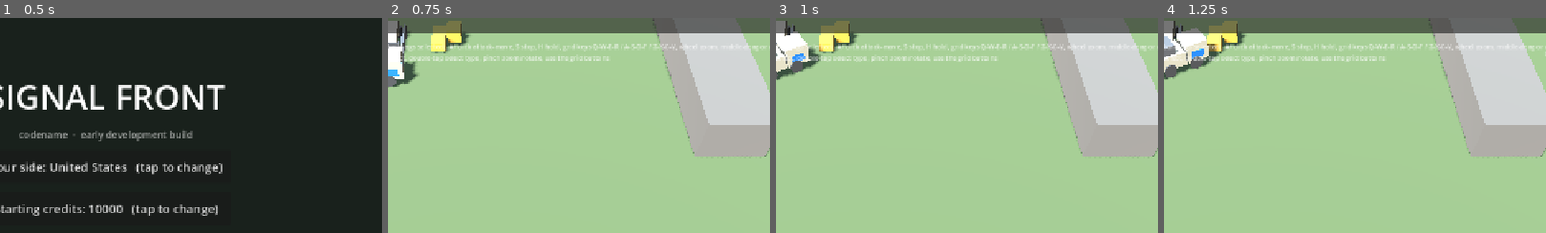
Above: before the commit, frames 1-4 (left to right).
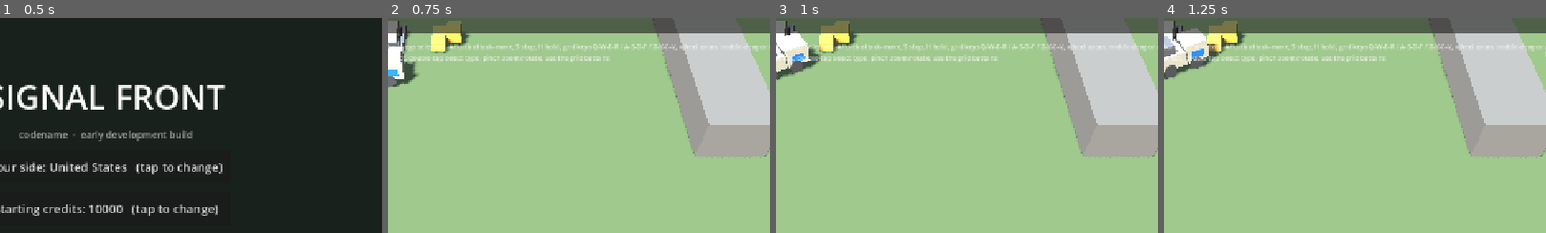
Above: after the commit, the same moments.

Repository: jamonlineph/project-zero-hour
Game: Godot game, scene res://scenes/menu.tscn
Two runs of this game, one before a commit and one after it. Both use one fixed random seed, a clock stepped at 60 frames per second and the inputs below.
Inputs:
- Up to frame 1 (0.5 s): no input
- Up to frame 2 (0.75 s): click "Start skirmish vs computer" at 0.5 s
- Up to frame 3 (1 s): no input
- Up to frame 4 (1.25 s): no input
The pictures show only the part of the screen within x 36-86%, y 0-50%; the shares and areas given below are measured in that part.

Frame 1 is identical in both runs. In frame 2, 0.4% of the frame differs, in the area x 71-75%, y 7-26%; in frame 3, 0.4%; in frame 4, 0.4%.

Commit message:
feat(view): fog of war on the terrain [P1-27]
FogOfWar copies the local team's vision grid into a texture; a terrain
shader darkens explored ground and blacks out unexplored ground. Neutral
supply sites show once explored. The smoke test checks hidden enemies and
the fog texture.

Co-Authored-By: Claude Opus 5.5 <noreply@anthropic.com>
Claude-Session: https://claude.ai/code/session_01KvzxVCAs94MwF5XZ3itDiM

Diff:
--- a/game/src/main/main.gd
+++ b/game/src/main/main.gd
@@ -20,6 +20,7 @@
 var selection: SelectionController
 var placement: PlacementController
 var pause_menu: PauseMenu
+var fog: FogOfWar
 var _game_over_shown: bool = false
 
 
@@ -139,11 +140,16 @@
 	sun.shadow_enabled = true
 	add_child(sun)
 
+	# Terrain materials darken under the local player's fog of war (P1-27).
+	fog = FogOfWar.new()
+	fog.setup(world, LOCAL_PLAYER)
+	add_child(fog)
+
 	var plane := PlaneMesh.new()
 	plane.size = Vector2(map_def.width_m, map_def.height_m)
-	var ground_mat := StandardMaterial3D.new()
-	ground_mat.albedo_color = Color(0.36, 0.42, 0.28)
-	ground_mat.roughness = 1.0
+	plane.subdivide_width = 1
+	plane.subdivide_depth = 1
+	var ground_mat: ShaderMaterial = fog.make_material(Color(0.36, 0.42, 0.28))
 	var ground := MeshInstance3D.new()
 	ground.name = "Ground"
 	ground.mesh = plane
@@ -156,8 +162,7 @@
 	# fine here (never in the sim).
 	var rng := RandomNumberGenerator.new()
 	rng.seed = SEED
-	var rock_mat := StandardMaterial3D.new()
-	rock_mat.albedo_color = Color(0.45, 0.43, 0.40)
+	var rock_mat: ShaderMaterial = fog.make_material(Color(0.45, 0.43, 0.40))
 	for o: PackedInt32Array in map_def.obstacles_m:
 		var rock := MeshInstance3D.new()
 		var box := BoxMesh.new()
--- /dev/null
+++ b/game/src/view/fog_of_war.gd
@@ -0,0 +1,71 @@
+class_name FogOfWar
+extends Node
+## Draws the local player's fog of war on the terrain (P1-27). Copies the
+## sim's vision grid into a small texture after each vision update and hands
+## it to every terrain material made with make_material(). Reads only.
+
+const SHADER: Shader = preload("res://src/view/fog_terrain.gdshader")
+const UNEXPLORED: int = 0
+const EXPLORED: int = 128
+const VISIBLE: int = 255
+
+var world: SimWorld
+var local_player_id: int = 1
+var texture: ImageTexture
+var _image: Image
+var _materials: Array[ShaderMaterial] = []
+var _last_tick: int = -1
+
+
+func setup(sim_world: SimWorld, player_id: int) -> void:
+	name = "FogOfWar"
+	world = sim_world
+	local_player_id = player_id
+	var v: SimVision = world.vision
+	_image = Image.create(v.cols, v.rows, false, Image.FORMAT_L8)
+	texture = ImageTexture.create_from_image(_image)
+	refresh()
+
+
+## A terrain material of this color that darkens under the fog.
+func make_material(color: Color) -> ShaderMaterial:
+	var m := ShaderMaterial.new()
+	m.shader = SHADER
+	m.set_shader_parameter("albedo", color)
+	m.set_shader_parameter("fog_texture", texture)
+	var v: SimVision = world.vision
+	m.set_shader_parameter("fog_size", Vector2(v.cols, v.rows) * Fx.to_float(SimVision.CELL))
+	_materials.append(m)
+	return m
+
+
+func _process(_delta: float) -> void:
+	if world != null and world.tick != _last_tick:
+		refresh()
+
+
+## Rebuilds the texture from the sim's visible and explored layers.
+func refresh() -> void:
+	_last_tick = world.tick
+	var v: SimVision = world.vision
+	var team: int = world.team_of(local_player_id)
+	var half: int = SimVision.CELL / 2
+	for cy: int in v.rows:
+		for cx: int in v.cols:
+			var x: int = cx * SimVision.CELL + half
+			var y: int = cy * SimVision.CELL + half
+			var value: int = UNEXPLORED
+			if v.is_visible(team, x, y):
+				value = VISIBLE
+			elif v.is_explored(team, x, y):
+				value = EXPLORED
+			_image.set_pixel(cx, cy, Color8(value, value, value))
+	texture.update(_image)
+
+
+## Fog value (0, 128 or 255) at a world point, for tests and the view.
+func value_at(x_m: float, z_m: float) -> int:
+	var cell: float = Fx.to_float(SimVision.CELL)
+	var cx: int = clampi(int(x_m / cell), 0, _image.get_width() - 1)
+	var cy: int = clampi(int(z_m / cell), 0, _image.get_height() - 1)
+	return roundi(_image.get_pixel(cx, cy).r * 255.0)
--- /dev/null
+++ b/game/src/view/fog_terrain.gdshader
@@ -0,0 +1,27 @@
+// Terrain material with fog of war (P1-27). FogOfWar feeds `fog_texture`:
+// one texel per 8 m vision cell, red = 0 unexplored, 0.5 explored, 1 visible.
+// Linear filtering softens the cell edges.
+shader_type spatial;
+render_mode specular_disabled;
+
+uniform vec4 albedo : source_color = vec4(0.36, 0.42, 0.28, 1.0);
+uniform float roughness_value = 1.0;
+uniform sampler2D fog_texture : filter_linear, repeat_disable;
+uniform vec2 fog_size = vec2(128.0, 128.0);   // meters covered by the texture
+uniform float explored_brightness = 0.45;
+uniform float unexplored_brightness = 0.04;
+
+varying vec3 world_pos;
+
+void vertex() {
+	world_pos = (MODEL_MATRIX * vec4(VERTEX, 1.0)).xyz;
+}
+
+void fragment() {
+	float f = texture(fog_texture, world_pos.xz / fog_size).r;
+	float light = f < 0.5
+		? mix(unexplored_brightness, explored_brightness, f * 2.0)
+		: mix(explored_brightness, 1.0, (f - 0.5) * 2.0);
+	ALBEDO = albedo.rgb * light;
+	ROUGHNESS = roughness_value;
+}
--- a/game/src/view/game_view.gd
+++ b/game/src/view/game_view.gd
@@ -30,10 +30,18 @@
 		var e: SimEntity = world.entities[id]
 		var v: UnitView = _views[id]
 		v.update_from_sim(e, alpha)
-		v.visible = not world.are_enemies(local_player_id, e.player_id) or world.can_see(local_player_id, e.x, e.y)
+		v.visible = is_shown(e)
 		if v.visible:
 			v.update_status(e)
 			_aim(e, v, delta)
+
+
+## Fog of war: enemies show only where this player sees; neutral things such
+## as supply sites show once their ground has been explored.
+func is_shown(e: SimEntity) -> bool:
+	if e.player_id == 0:
+		return world.vision.is_explored(world.team_of(local_player_id), e.x, e.y)
+	return not world.are_enemies(local_player_id, e.player_id) or world.can_see(local_player_id, e.x, e.y)
 
 
 ## Points turrets at the first weapon's target. Ballistic weapons raise the
--- a/game/tests/smoke_main.gd
+++ b/game/tests/smoke_main.gd
@@ -59,6 +59,7 @@
 		failures.append_array(await _check_hud_build_and_produce(main, world, selection))
 		failures.append_array(await _check_attack(world, selection))
 		failures.append_array(await _check_unit_views(world, game_view, selection))
+		failures.append_array(_check_fog(main, world, game_view))
 
 	if _errors.count > 0:
 		failures.append("%d error(s) were logged" % _errors.count)
@@ -252,3 +253,45 @@
 	elif game_view.wrecks_made <= made or not is_instance_valid(tv) or not tv.is_wreck:
 		problems.append("a destroyed tank left no wreck")
 	return problems
+
+
+## P1-27: enemy views are hidden outside vision and the terrain fog texture
+## matches the sim's vision grid.
+func _check_fog(main: Node, world: SimWorld, game_view: GameView) -> PackedStringArray:
+	var problems: PackedStringArray = []
+	var fog: FogOfWar = main.get("fog")
+	if fog == null:
+		problems.append("the match scene has no fog of war")
+		return problems
+	fog.refresh()
+	game_view.sync(0.0)
+	var team: int = world.team_of(1)
+	var hidden: int = 0
+	for id: int in world.entity_ids:
+		var e: SimEntity = world.entities[id]
+		var v: UnitView = game_view.get_view(id)
+		if v == null or not world.are_enemies(1, e.player_id):
+			continue
+		var seen: bool = world.can_see(1, e.x, e.y)
+		if v.visible != seen:
+			problems.append("enemy %s is %s although it is %s" % [e.def_id,
+					"drawn" if v.visible else "hidden", "seen" if seen else "not seen"])
+		if not seen:
+			hidden += 1
+	for id: int in world.entity_ids:
+		var e: SimEntity = world.entities[id]
+		if e.player_id == 1:
+			var want: int = FogOfWar.VISIBLE if world.vision.is_visible(team, e.x, e.y) else FogOfWar.EXPLORED
+			var got: int = fog.value_at(Fx.to_float(e.x), Fx.to_float(e.y))
+			if got != want:
+				problems.append("fog texture is %d under own %s (want %d)" % [got, e.def_id, want])
+			break
+	# Somewhere on the map should still be unexplored or remembered.
+	var dark: int = 0
+	for cy: int in world.vision.rows:
+		for cx: int in world.vision.cols:
+			if fog.value_at(cx * 8.0 + 4.0, cy * 8.0 + 4.0) != FogOfWar.VISIBLE:
+				dark += 1
+	if dark == 0:
+		problems.append("the whole map is lit: fog texture shows no fog anywhere")
+	return problems
Not shown, added: game/src/view/fog_of_war.gd.uid
Not shown, added: game/src/view/fog_terrain.gdshader.uid
Not shown, changed: docs/02-architecture.md
Not shown, changed: tasks/BACKLOG.md
Not shown, changed: tasks/PROGRESS.md
